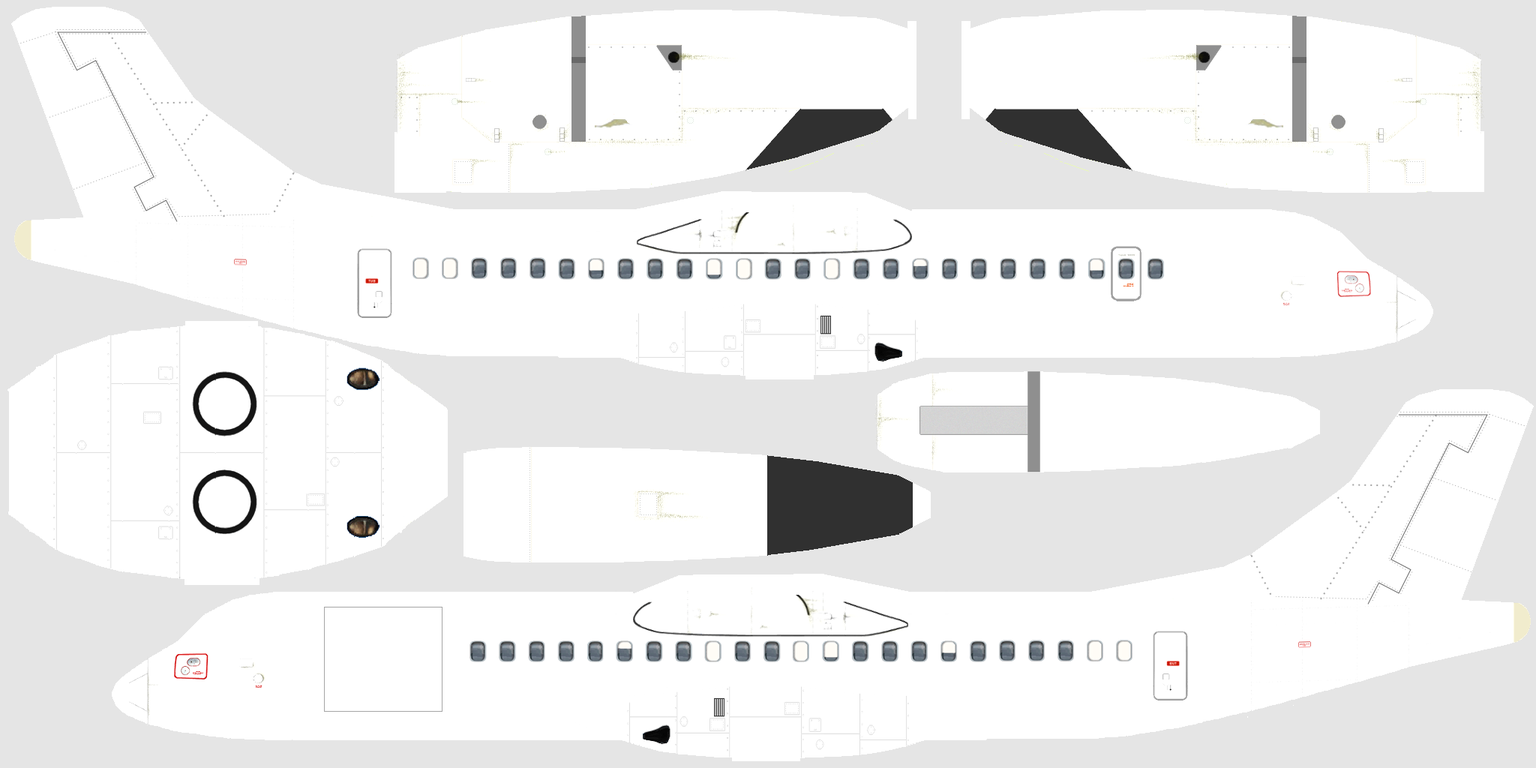
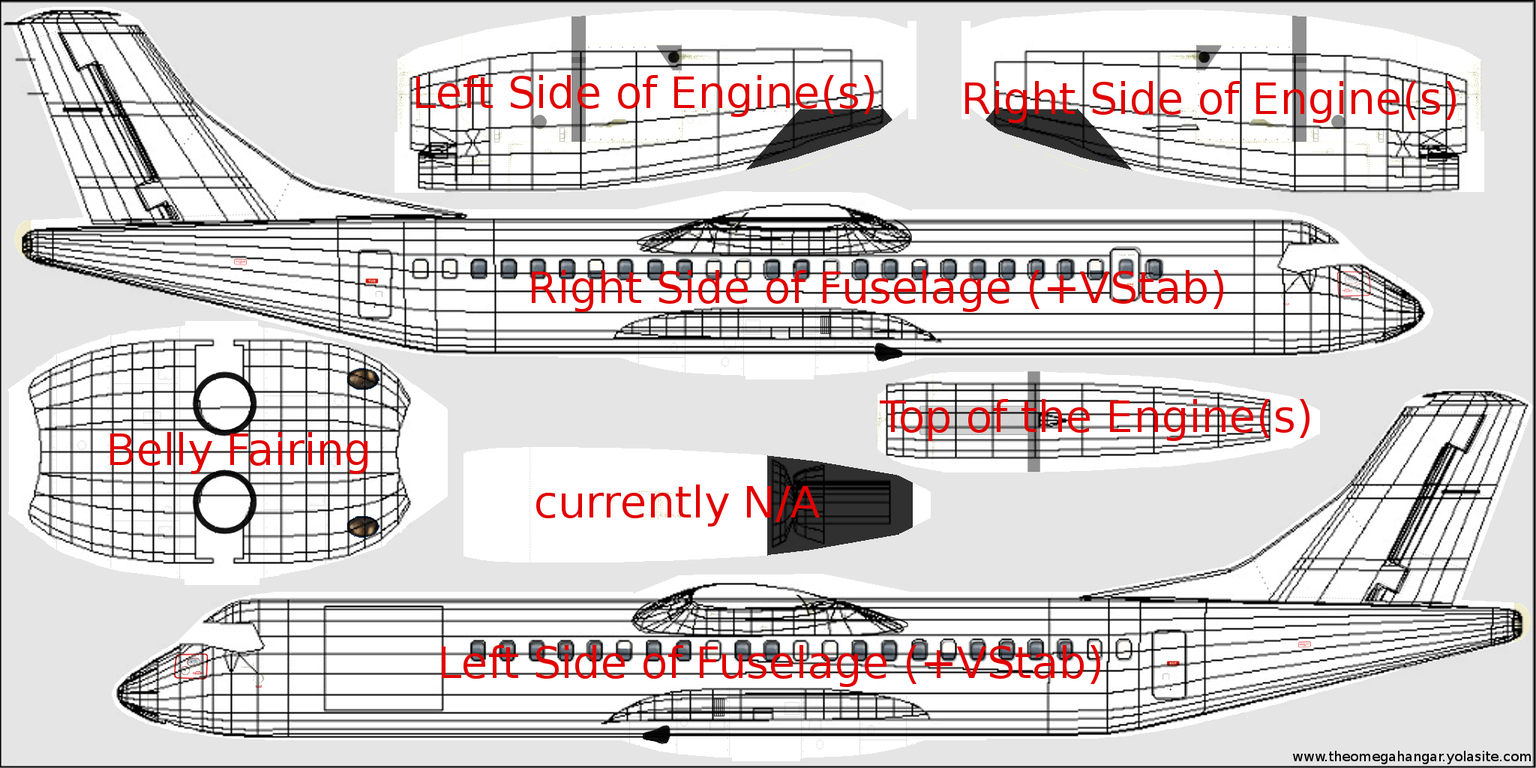
The second 1536px x 768px image is a revision of the first. Changes to its layers:
added layer "Labels" above "UVMap" over [110, 74, 1456, 687]
added layer "UVMap" above "Lines" over [0, 0, 1536, 768]
painted on "Background" over [1292, 750, 1531, 765]
